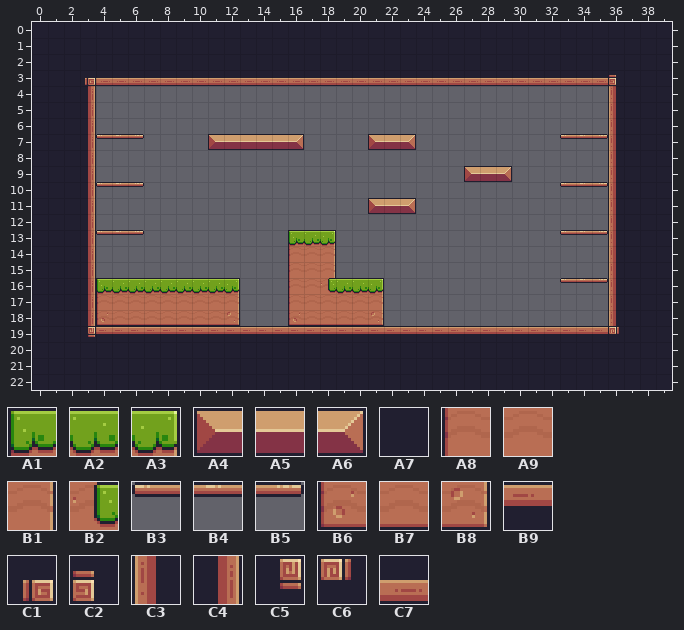
An edit to a level. Tiled map, assets/tiles/Level-02.tmx. The first picture shows the starting point.
Cells are 16x16 px. Shown: x 0..39, y 0..22.
Key: from "Pixel Adventure": A1 6, A2 7, A3 8, A4 12, A5 13, A6 14, A7 23, A8 28, A9 29, B1 30, B2 31, B3 39, B4 40, B5 41, B6 50, B7 51, B8 52, B9 89, C1 91, C2 92, C3 110, C4 112, C5 113, C6 114, C7 133.
__ is an empty cell.
Layer "Background" before, first column x 0:
 0 A7 A7 A7 A7 A7 A7 A7 A7 A7 A7 A7 A7 A7 A7 A7 A7 A7 A7 A7 A7 A7 A7 A7 A7 A7 A7 A7 A7 A7 A7 A7 A7 A7 A7 A7 A7 A7 A7 A7 A7
 1 A7 A7 A7 A7 A7 A7 A7 A7 A7 A7 A7 A7 A7 A7 A7 A7 A7 A7 A7 A7 A7 A7 A7 A7 A7 A7 A7 A7 A7 A7 A7 A7 A7 A7 A7 A7 A7 A7 A7 A7
 2 A7 A7 A7 A7 A7 A7 A7 A7 A7 A7 A7 A7 A7 A7 A7 A7 A7 A7 A7 A7 A7 A7 A7 A7 A7 A7 A7 A7 A7 A7 A7 A7 A7 A7 A7 A7 A7 A7 A7 A7
 3 A7 A7 A7 C1 C7 C7 C7 C7 C7 C7 C7 C7 C7 C7 C7 C7 C7 C7 C7 C7 C7 C7 C7 C7 C7 C7 C7 C7 C7 C7 C7 C7 C7 C7 C7 C7 C2 A7 A7 A7
 4 A7 A7 A7 C4 __ __ __ __ __ __ __ __ __ __ __ __ __ __ __ __ __ __ __ __ __ __ __ __ __ __ __ __ __ __ __ __ C3 A7 A7 A7
 5 A7 A7 A7 C4 __ __ __ __ __ __ __ __ __ __ __ __ __ __ __ __ __ __ __ __ __ __ __ __ __ __ __ __ __ __ __ __ C3 A7 A7 A7
 6 A7 A7 A7 C4 __ __ __ __ __ __ __ __ __ __ __ __ __ __ __ __ __ __ __ __ __ __ __ __ __ __ __ __ __ __ __ __ C3 A7 A7 A7
 7 A7 A7 A7 C4 B3 B4 B5 __ __ __ __ A4 A5 A5 A5 A5 A6 __ __ __ __ A4 A5 A6 __ __ __ __ __ __ __ __ __ B3 B4 B5 C3 A7 A7 A7
 8 A7 A7 A7 C4 __ __ __ __ __ __ __ __ __ __ __ __ __ __ __ __ __ __ __ __ __ __ __ __ __ __ __ __ __ __ __ __ C3 A7 A7 A7
 9 A7 A7 A7 C4 __ __ __ __ __ __ __ __ __ __ __ __ __ __ __ __ __ __ __ __ __ __ __ A4 A5 A6 __ __ __ __ __ __ C3 A7 A7 A7
10 A7 A7 A7 C4 B3 B4 B5 __ __ __ __ __ __ __ __ __ __ __ __ __ __ __ __ __ __ __ __ __ __ __ __ __ __ B3 B4 B5 C3 A7 A7 A7
11 A7 A7 A7 C4 __ __ __ __ __ __ __ __ __ __ __ __ __ __ __ __ __ A4 A5 A6 __ __ __ __ __ __ __ __ __ __ __ __ C3 A7 A7 A7
12 A7 A7 A7 C4 __ __ __ __ __ __ __ __ __ __ __ __ __ __ __ __ __ __ __ __ __ __ __ __ __ __ __ __ __ __ __ __ C3 A7 A7 A7
13 A7 A7 A7 C4 B3 B4 B5 __ __ __ __ __ __ __ __ __ A1 A2 A3 __ __ __ __ __ __ __ __ __ __ __ __ __ __ B3 B4 B5 C3 A7 A7 A7
14 A7 A7 A7 C4 __ __ __ __ __ __ __ __ __ __ __ __ A8 A9 B1 __ __ __ __ __ __ __ __ __ __ __ __ __ __ __ __ __ C3 A7 A7 A7
15 A7 A7 A7 C4 __ __ __ __ __ __ __ __ __ __ __ __ A8 A9 B1 __ __ __ __ __ __ __ __ __ __ __ __ __ __ __ __ __ C3 A7 A7 A7
16 A7 A7 A7 C4 A1 A2 A2 A2 A2 A2 A2 A2 A3 __ __ __ A8 A9 B2 A2 A2 A3 __ __ __ __ __ __ __ __ __ __ __ B3 B4 B5 C3 A7 A7 A7
17 A7 A7 A7 C4 A8 A9 A9 A9 A9 A9 A9 A9 B1 __ __ __ A8 A9 A9 A9 A9 B1 __ __ __ __ __ __ __ __ __ __ __ __ __ __ C3 A7 A7 A7
18 A7 A7 A7 C4 B6 B7 B7 B7 B7 B7 B7 B7 B8 __ __ __ B6 B7 B7 B7 B7 B8 __ __ __ __ __ __ __ __ __ __ __ __ __ __ C3 A7 A7 A7
19 A7 A7 A7 C5 B9 B9 B9 B9 B9 B9 B9 B9 B9 B9 B9 B9 B9 B9 B9 B9 B9 B9 B9 B9 B9 B9 B9 B9 B9 B9 B9 B9 B9 B9 B9 B9 C6 A7 A7 A7
20 A7 A7 A7 A7 A7 A7 A7 A7 A7 A7 A7 A7 A7 A7 A7 A7 A7 A7 A7 A7 A7 A7 A7 A7 A7 A7 A7 A7 A7 A7 A7 A7 A7 A7 A7 A7 A7 A7 A7 A7
21 A7 A7 A7 A7 A7 A7 A7 A7 A7 A7 A7 A7 A7 A7 A7 A7 A7 A7 A7 A7 A7 A7 A7 A7 A7 A7 A7 A7 A7 A7 A7 A7 A7 A7 A7 A7 A7 A7 A7 A7
22 A7 A7 A7 A7 A7 A7 A7 A7 A7 A7 A7 A7 A7 A7 A7 A7 A7 A7 A7 A7 A7 A7 A7 A7 A7 A7 A7 A7 A7 A7 A7 A7 A7 A7 A7 A7 A7 A7 A7 A7
Once edited:
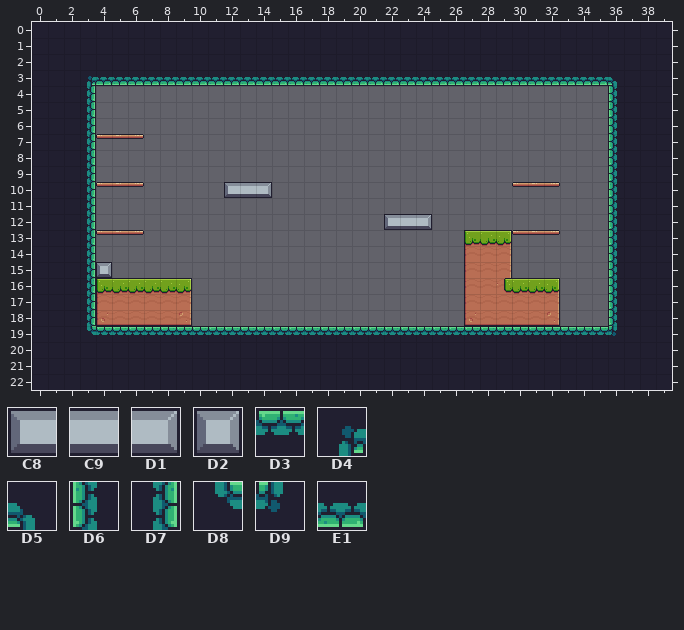
Further tiles: from "Pixel Adventure": C8 100, C9 101, D1 102, D2 122, D3 177, D4 179, D5 180, D6 198, D7 200, D8 201, D9 202, E1 221.
Diff:
Changed rows in their new state; .. is an unchanged cell.
Layer "Background":
first column x 3:
 3 D4 E1 E1 E1 E1 E1 E1 E1 E1 E1 E1 E1 E1 E1 E1 E1 E1 E1 E1 E1 E1 E1 E1 E1 E1 E1 E1 E1 E1 E1 E1 E1 E1 D5
 4 D7 .. .. .. .. .. .. .. .. .. .. .. .. .. .. .. .. .. .. .. .. .. .. .. .. .. .. .. .. .. .. .. .. D6
 5 D7 .. .. .. .. .. .. .. .. .. .. .. .. .. .. .. .. .. .. .. .. .. .. .. .. .. .. .. .. .. .. .. .. D6
 6 D7 .. .. .. .. .. .. .. .. .. .. .. .. .. .. .. .. .. .. .. .. .. .. .. .. .. .. .. .. .. .. .. .. D6
 7 D7 .. .. .. .. .. .. .. __ __ __ __ __ __ .. .. .. .. __ __ __ .. .. .. .. .. .. .. .. .. __ __ __ D6
 8 D7 .. .. .. .. .. .. .. .. .. .. .. .. .. .. .. .. .. .. .. .. .. .. .. .. .. .. .. .. .. .. .. .. D6
 9 D7 .. .. .. .. .. .. .. .. .. .. .. .. .. .. .. .. .. .. .. .. .. .. .. __ __ __ .. .. .. .. .. .. D6
10 D7 .. .. .. .. .. .. .. .. C8 C9 D1 .. .. .. .. .. .. .. .. .. .. .. .. .. .. .. B3 B4 B5 __ __ __ D6
11 D7 .. .. .. .. .. .. .. .. .. .. .. .. .. .. .. .. .. __ __ __ .. .. .. .. .. .. .. .. .. .. .. .. D6
12 D7 .. .. .. .. .. .. .. .. .. .. .. .. .. .. .. .. .. .. C8 C9 D1 .. .. .. .. .. .. .. .. .. .. .. D6
13 D7 .. .. .. .. .. .. .. .. .. .. .. .. __ __ __ .. .. .. .. .. .. .. .. A1 A2 A3 B3 B4 B5 __ __ __ D6
14 D7 .. .. .. .. .. .. .. .. .. .. .. .. __ __ __ .. .. .. .. .. .. .. .. A8 A9 B1 .. .. .. .. .. .. D6
15 D7 D2 .. .. .. .. .. .. .. .. .. .. .. __ __ __ .. .. .. .. .. .. .. .. A8 A9 B1 .. .. .. .. .. .. D6
16 D7 .. .. .. .. .. A3 __ __ __ .. .. .. __ __ __ __ __ __ .. .. .. .. .. A8 A9 B2 A2 A2 A3 __ __ __ D6
17 D7 .. .. .. .. .. B1 __ __ __ .. .. .. __ __ __ __ __ __ .. .. .. .. .. A8 A9 A9 A9 A9 B1 .. .. .. D6
18 D7 .. .. .. .. .. B8 __ __ __ .. .. .. __ __ __ __ __ __ .. .. .. .. .. B6 B7 B7 B7 B7 B8 .. .. .. D6
19 D8 D3 D3 D3 D3 D3 D3 D3 D3 D3 D3 D3 D3 D3 D3 D3 D3 D3 D3 D3 D3 D3 D3 D3 D3 D3 D3 D3 D3 D3 D3 D3 D3 D9
Boxes around the changes in both pictures, in picture pixels (x1, y1, x2, y2):
changed: (85, 75, 619, 337)
